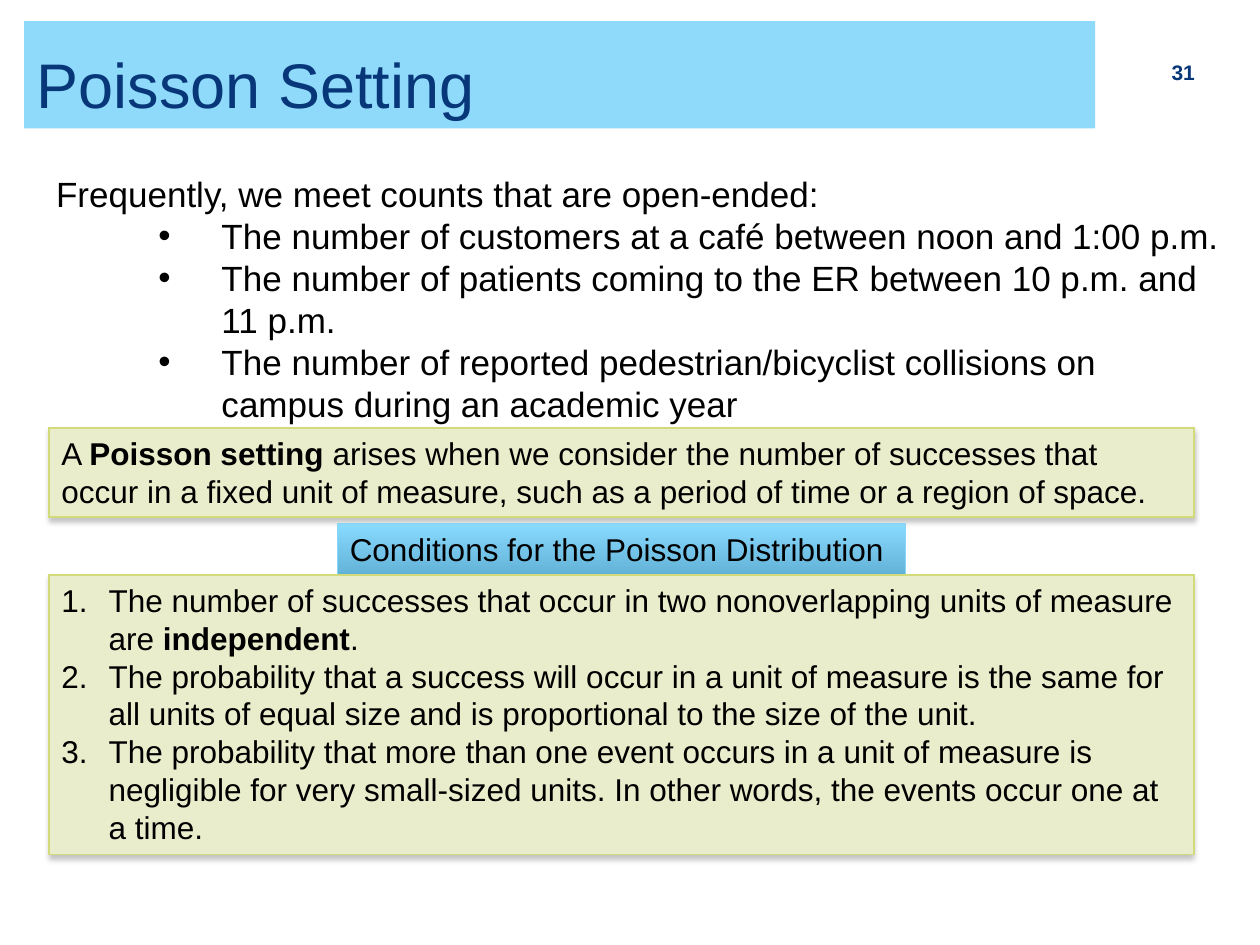
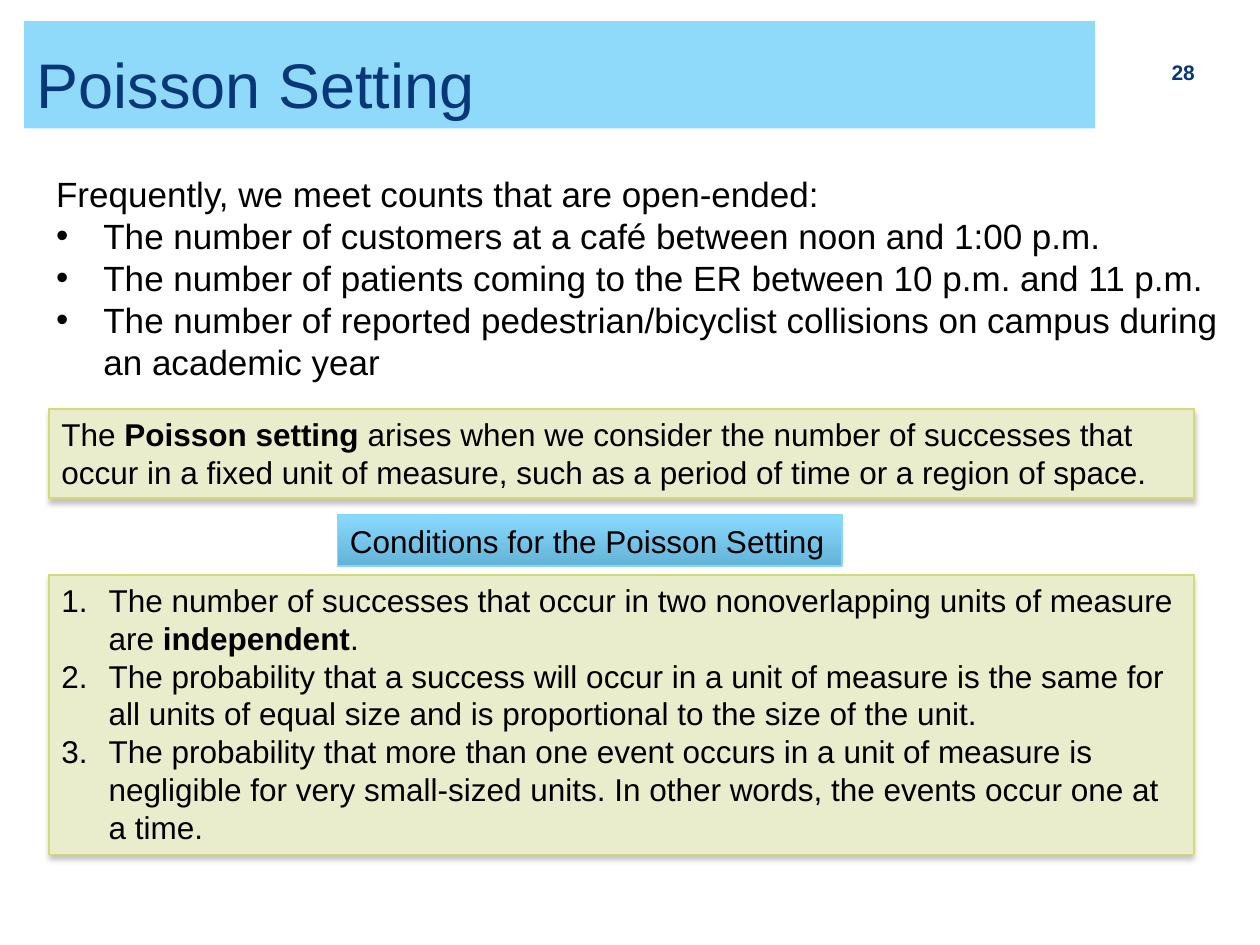
Before and after one commit to ZhiyangGeeZhou/ZhiyangGeeZhou.github.io, a slide deck: slide 28 of attach/UWM/UWM_PH702_2026Fall_Part05.pptx (slide 31 before the commit). Drawn at 1260x945 pixels with LibreOffice and Linux fonts; fonts in the diff are those of the drawing. Boxes give left, top, right and bottom in pixels: in the first picture for what was removed or moved away, otherwise in the second. Text is boxed around its words. In the diff, an @@ line names an element or a change of style, - is before the commit and + after.

```diff
--- a/attach/UWM/UWM_PH702_2026Fall_Part05.pptx
+++ b/attach/UWM/UWM_PH702_2026Fall_Part05.pptx
@@ page number at box(1172, 65, 1195, 81): text changed @@
-31
+28
@@ text at box(103, 223, 1217, 382): list level 2 to 1 in "The number of customers at ..."; list level 2 to 1 in "The number of patients coming ..."; list level 2 to 1 in "The number of reported pedestrian/bicyclist ..." @@
@@ rectangle "The Poisson setting arises when ...": place and size @@
-rectangle "The Poisson setting arises when ..." at box(49, 428, 1194, 518)
+rectangle "The Poisson setting arises when ..." at box(49, 410, 1194, 499)
@@ text in rectangle at box(61, 423, 1146, 490): text changed @@
-A Poisson setting arises when we consider the number of successes that occur in a fixed unit of measure, such as a period of time or a region of space.
+The Poisson setting arises when we consider the number of successes that occur in a fixed unit of measure, such as a period of time or a region of space.
@@ rectangle "Conditions for the Poisson Setting": place and size @@
-rectangle "Conditions for the Poisson Setting" at box(338, 524, 906, 575)
+rectangle "Conditions for the Poisson Setting" at box(338, 515, 842, 566)
@@ text in rectangle at box(350, 530, 824, 559): text changed @@
-Conditions for the Poisson Distribution
+Conditions for the Poisson Setting
```
Also in this commit, not shown: 7 other slides changed, 1 slide added, 4 slides removed.
